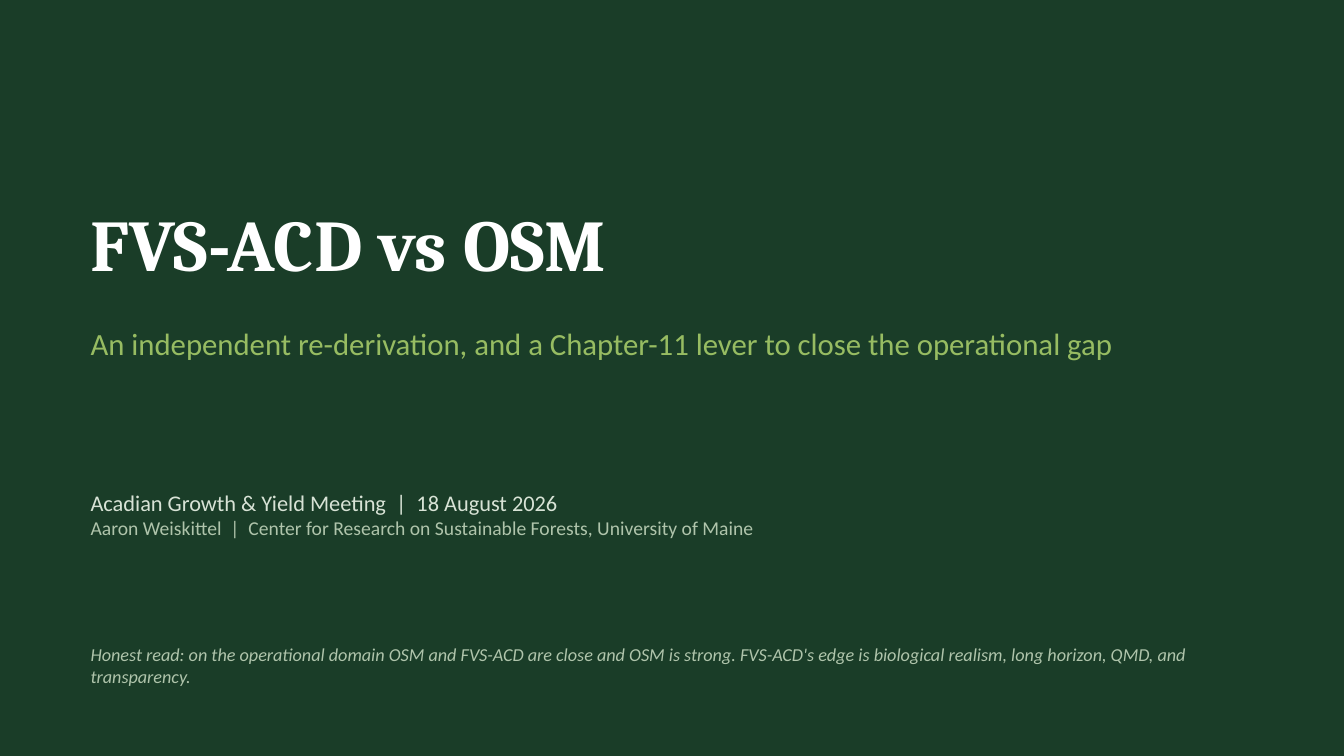
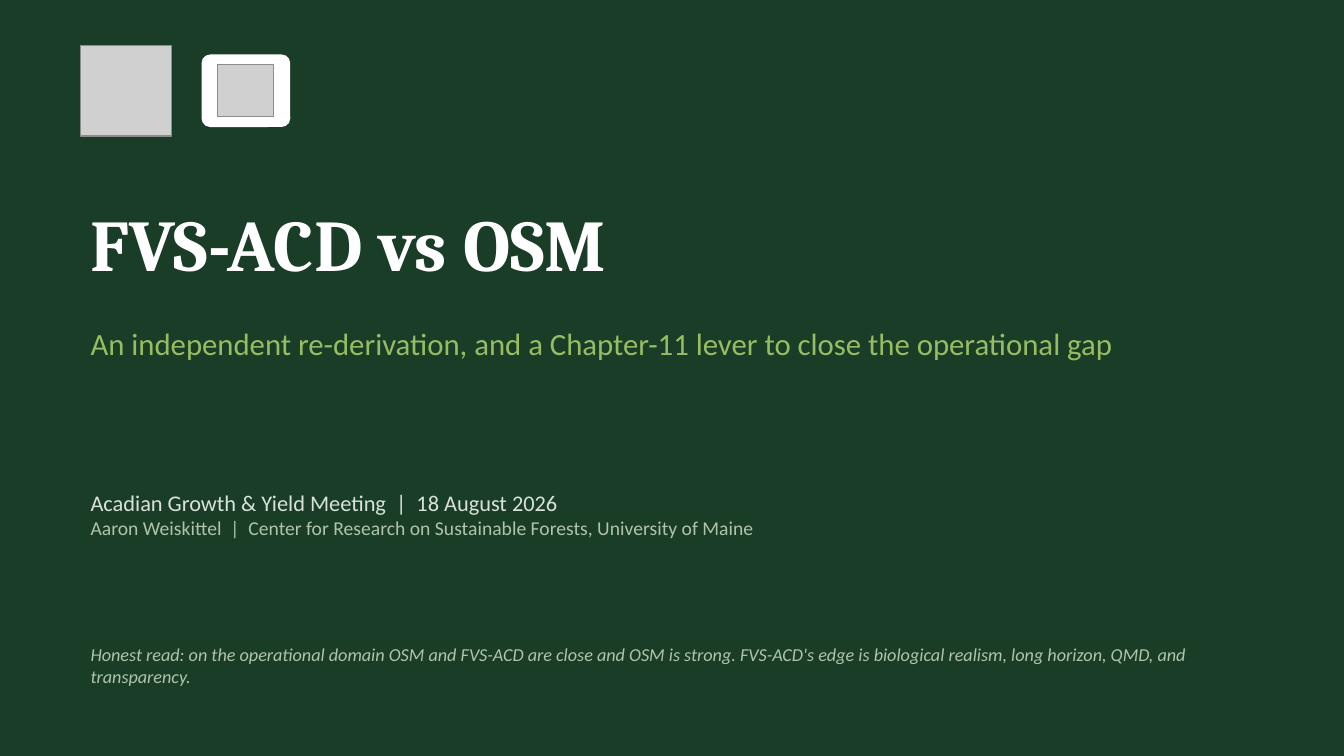
Before and after one commit to holoros/fvs-acd, a slide deck: slide 1 of FVS-ACD_Hennigar_Aug2026.pptx. Drawn at 1344x756 pixels with LibreOffice and Linux fonts; fonts in the diff are those of the drawing; grey boxes stand for pictures. Boxes give left, top, right and bottom in pixels: in the first picture for what was removed or moved away, otherwise in the second. Text is boxed around its words. In the diff, an @@ line names an element or a change of style, - is before the commit and + after.

Commit message:
Branding: CRSF/CFRU co-branded + professionally laid-out report (18pp) and GTR (31pp) docx+pdf with title/cover pages, CRSF-green headings, house tables, logos; deck title-slide co-brand lockup + refreshed PDFs. Numbers frozen, verified unchanged.

```diff
--- a/FVS-ACD_Hennigar_Aug2026.pptx
+++ b/FVS-ACD_Hennigar_Aug2026.pptx
@@ picture added at [81,45,171,136] @@
@@ rounded rectangle added at [202,54,290,127], fill #FFFFFF @@
@@ picture added at [218,65,274,117] @@
```
Also in this commit, not shown: 8 other files.
